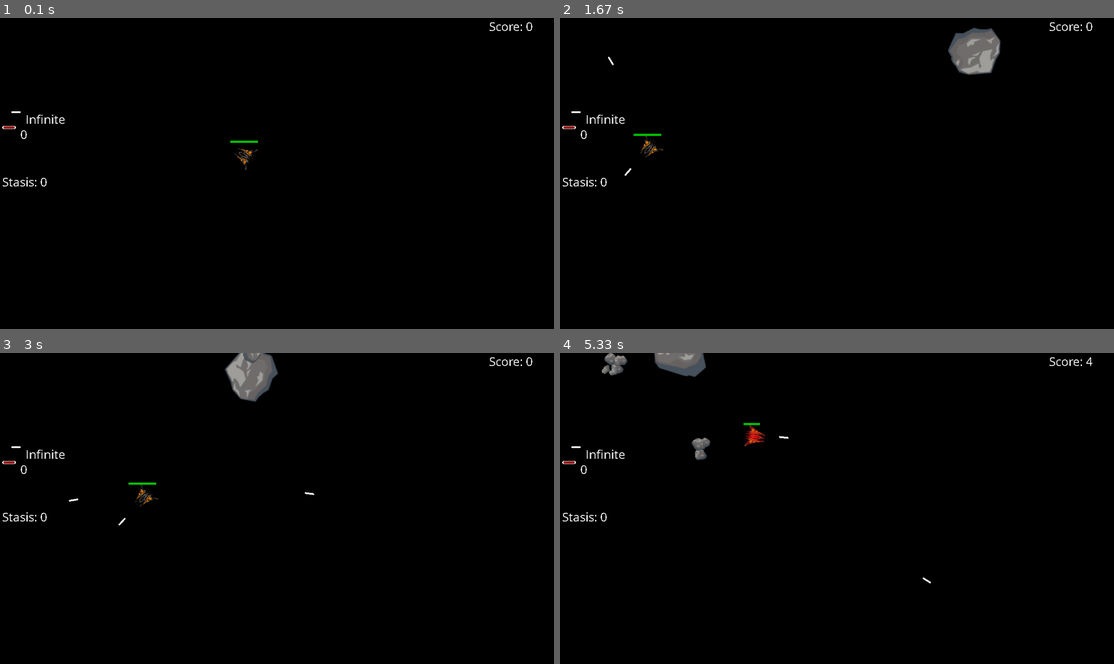
Above: before the commit, frames 1-4 (two rows, left to right).
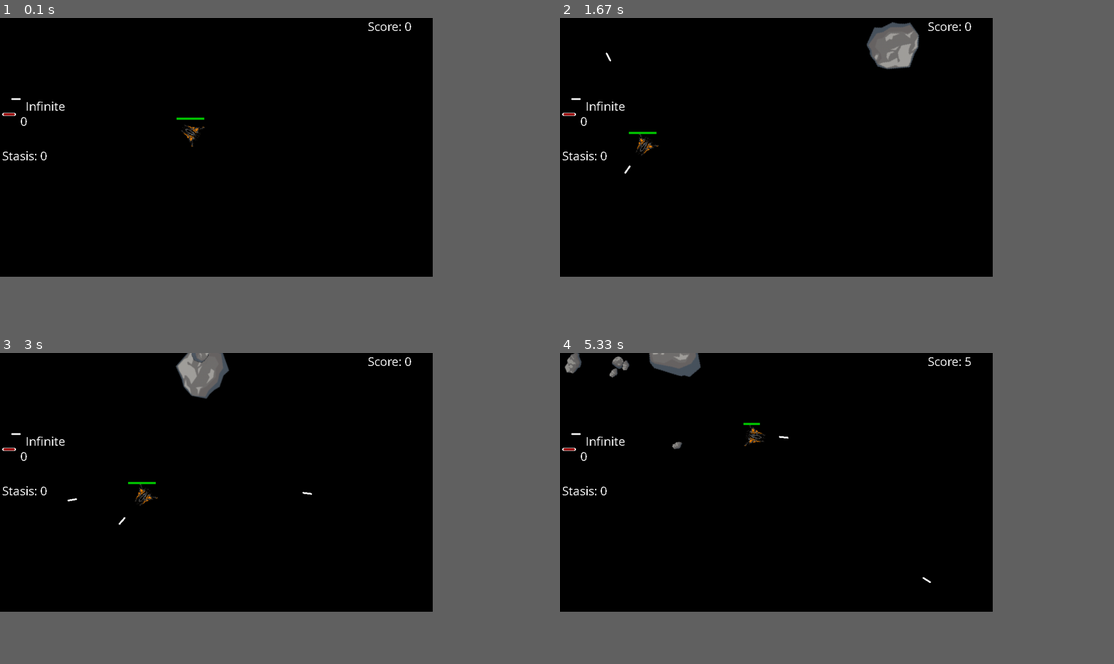
Above: after the commit, the same moments.

Repository: krglkvrmn/Asteroids_pygame_tutorial
Game: pygame game, started from main.py
The game is run twice, just before and just after one commit, with the same random seed, the same clock (stepped at 60 frames per second) and the same inputs.
Inputs (mouse positions are in pixels of both pictures, inside the frame that each line leads up to):
- Up to frame 1 (0.1 s): no input
- Up to frame 2 (1.67 s): click (776, 148) at 0.38 s; tap Space at 0.73, 1.03 s; click (626, 241) at 0.75 s; click (615, 64) at 1.22 s; click (615, 182) at 1.55 s
- Up to frame 3 (3 s): click (88, 430) at 1.88 s; click (371, 499) at 2.22 s; click (83, 499) at 2.55 s; click (116, 530) at 2.88 s
- Up to frame 4 (5.33 s): click (809, 440) at 3.22 s; click (632, 418) at 3.55 s; click (654, 396) at 3.88 s; press the mouse at (654, 396) at 4.2 s; move the mouse to (731, 449) at 4.3 s; release the mouse at (803, 502) at 4.43 s; press the mouse at (654, 396) at 4.53 s; move the mouse to (731, 436) at 4.63 s; release the mouse at (809, 477) at 4.77 s; press the mouse at (654, 396) at 4.87 s; move the mouse to (781, 424) at 4.97 s; release the mouse at (903, 449) at 5.1 s; click (803, 446) at 5.22 s
In our replay, the window is 900x506 before the commit and 703x421 after it. These sizes can differ from the game's own. Grey fills any space a smaller window leaves; there, only what the larger window draws over its background counts as a difference.

The runs differ from the first frame. In frame 1, 0.9% of the frame differs, in the area x 0-97%, y 1-55%; in frame 2, 3.1%; in frame 3, 2.9%; in frame 4, 1.6%.

Commit message:
README created

Diff:
--- a/config.py
+++ b/config.py
@@ -1,6 +1,6 @@
 ### Общие настройки игры
 MAX_FPS = 60               # Максимальное кол-во кадров в секунду
-SCREEN_SIZE = (0, 0)       # Размер окна игры в пикселях (0, 0) - полный экран
+SCREEN_SIZE = (1000, 600)       # Размер окна игры в пикселях (0, 0) - полный экран
 
 ### Настройки игрового процесса
 
Not shown, added: README.md
Binary file added: demo/demo.gif
